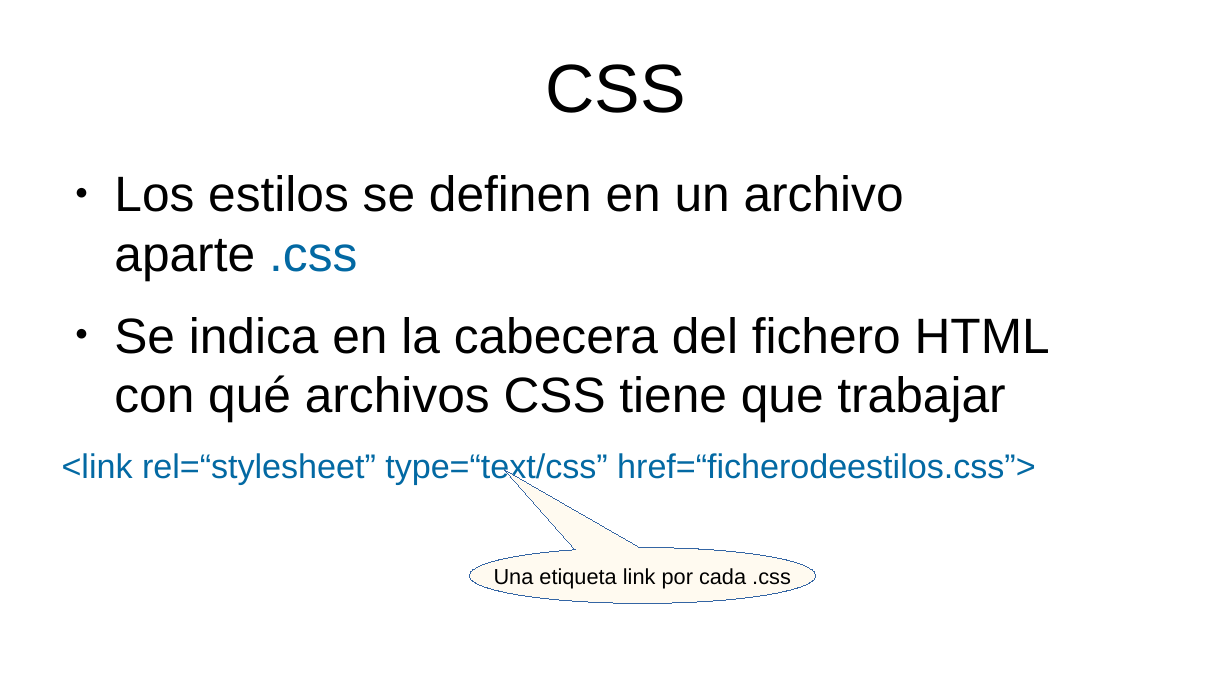
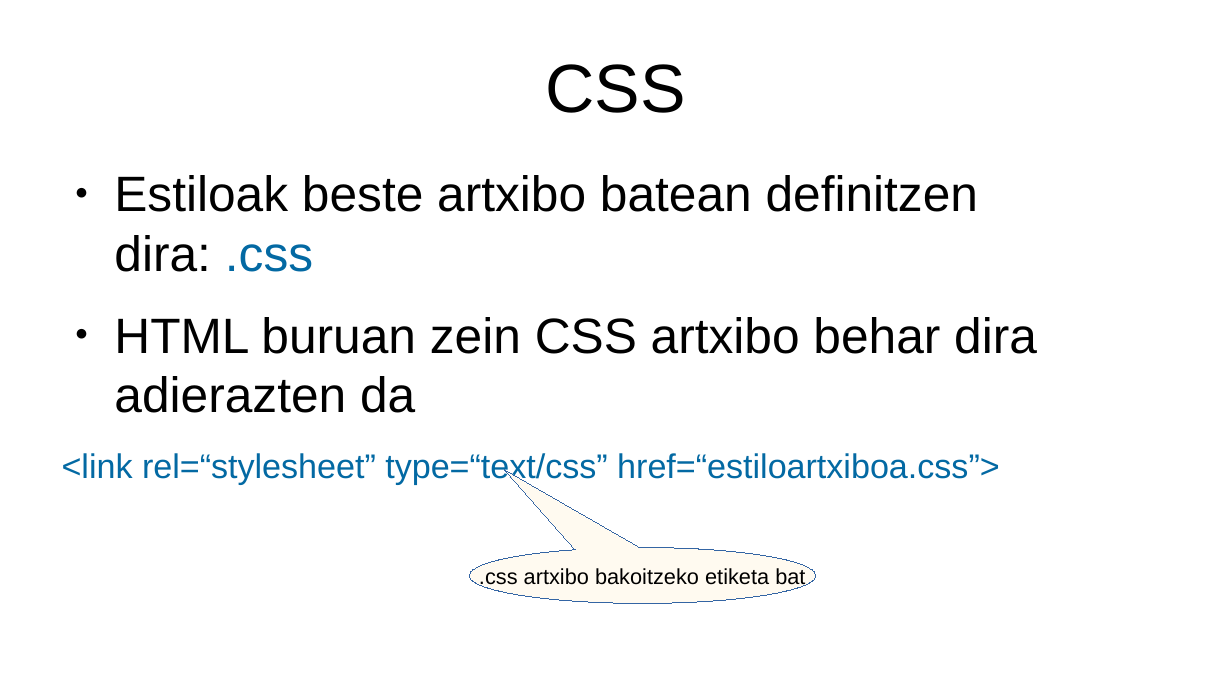
Before and after one commit to mikel-egana-aranguren/EHU-ISSKS-31, a slide deck: slide 28 of WebSistemak/WebSistemak.odp. Drawn at 1232x693 pixels with LibreOffice and Linux fonts; fonts in the diff are those of the drawing; background and template pictures are left out. Boxes give left, top, right and bottom in pixels: in the first picture for what was removed or moved away, otherwise in the second. Text is boxed around its words. In the diff, an @@ line names an element or a change of style, - is before the commit and + after.

```diff
--- a/WebSistemak/WebSistemak.odp
+++ b/WebSistemak/WebSistemak.odp
@@ text at (62,175,1037,485): text changed @@
-● Los estilos se definen en un archivo aparte .css
-● Se indica en la cabecera del fichero HTML con qué archivos CSS tiene que trabajar
-<link rel=“stylesheet” type=“text/css” href=“ficherodeestilos.css”>
+● Estiloak beste artxibo batean definitzen dira: .css
+● HTML buruan zein CSS artxibo behar dira adierazten da
+<link rel=“stylesheet” type=“text/css” href=“estiloartxiboa.css”>
@@ text in speech bubble at (479,566,805,588): text changed @@
-Una etiqueta link por cada .css
+.css artxibo bakoitzeko etiketa bat
```
Also in this commit, not shown: 34 other slides changed, 15 slides added, 15 slides removed, 24 other files.
